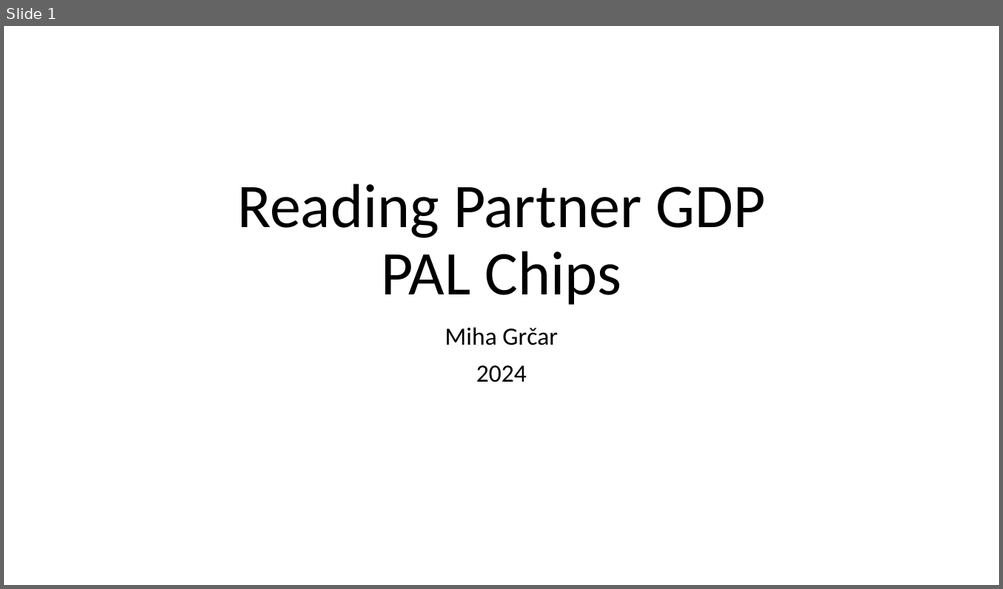
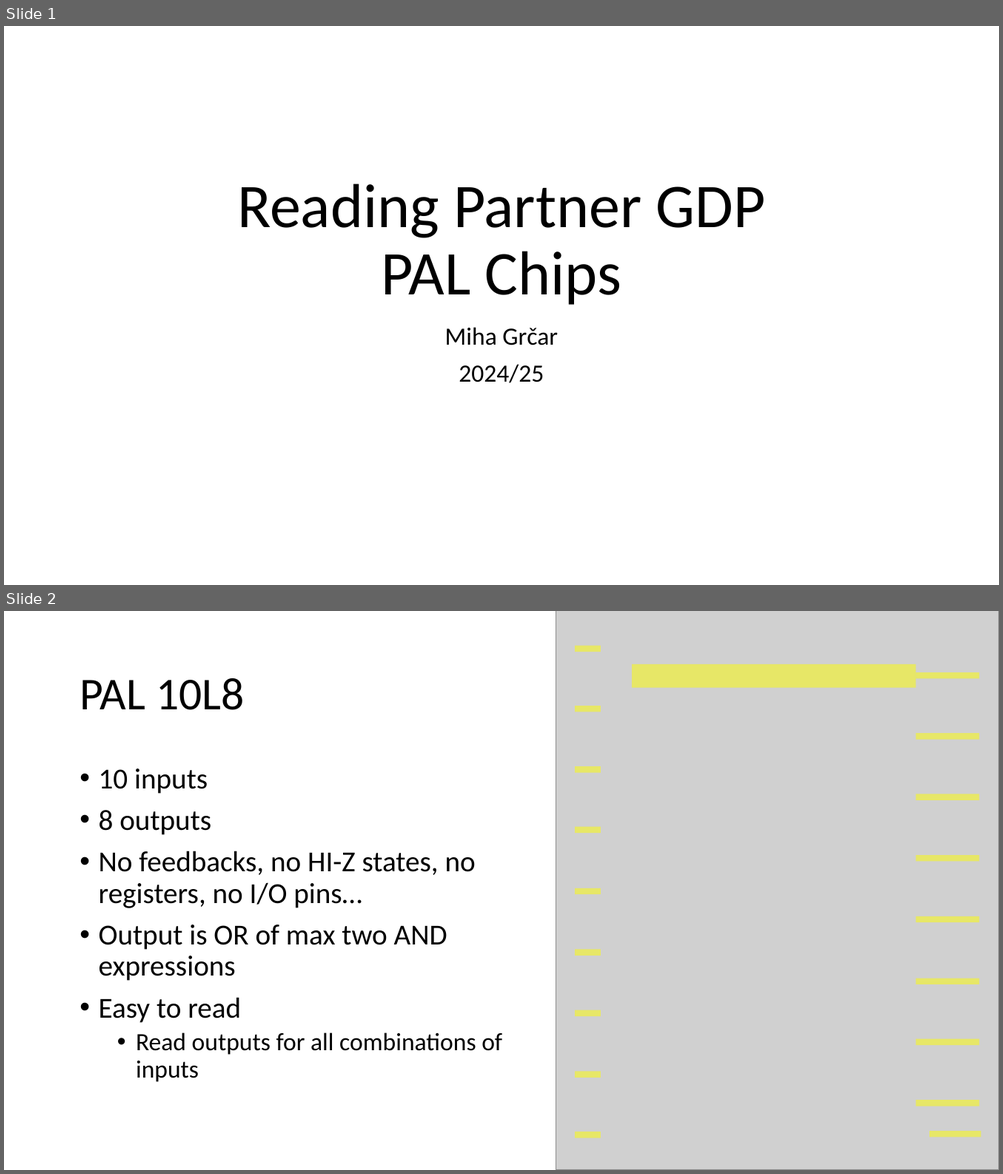
Before and after one commit to OddbitCoder/GdpPalAnalyzer, a slide deck: docs/PAL.pptx. Shown one above the other, each under a label of ours: slide 1 before the commit, slides 1 and 2 after it. The pictures are 1003x589 and 1003x1174 pixels, drawn with LibreOffice and Linux fonts; fonts in the diff are those of the drawing; grey boxes stand for pictures. Boxes give left, top, right and bottom in pixels: in the first picture for what was removed or moved away, otherwise in the second. Text is boxed around its words. In the diff, an @@ line names an element or a change of style, - is before the commit and + after.

```diff
--- a/docs/PAL.pptx
+++ b/docs/PAL.pptx
@@ slide 2 added at <box>4,611,999,1170</box>, background #FFFFFF @@
@@ picture added at <box>556,611,999,1170</box> @@
@@ rectangle added at <box>632,664,916,687</box>, fill #FFFF00 at 50% opacity @@
@@ group added at <box>916,676,979,1103</box>: 8 lines @@
@@ title added at <box>79,678,244,710</box>, 44 pt, text #000000 @@
+PAL 10L8
@@ text added at <box>99,769,502,1082</box>, 28 pt, text #000000 @@
+• 10 inputs
+• 8 outputs
+• No feedbacks, no HI-Z states, no registers, no I/O pins…
+• Output is OR of max two AND expressions
+• Easy to read
+  • Read outputs for all combinations of inputs
@@ group added at <box>575,648,981,1136</box>: 10 lines @@
@@ slide 1 changed as well @@
@@ subtitle at <box>458,364,543,383</box>: text changed @@
-2024
+2024/25
```
Also in this commit, not shown: 3 other slides added, 10 slides removed.
